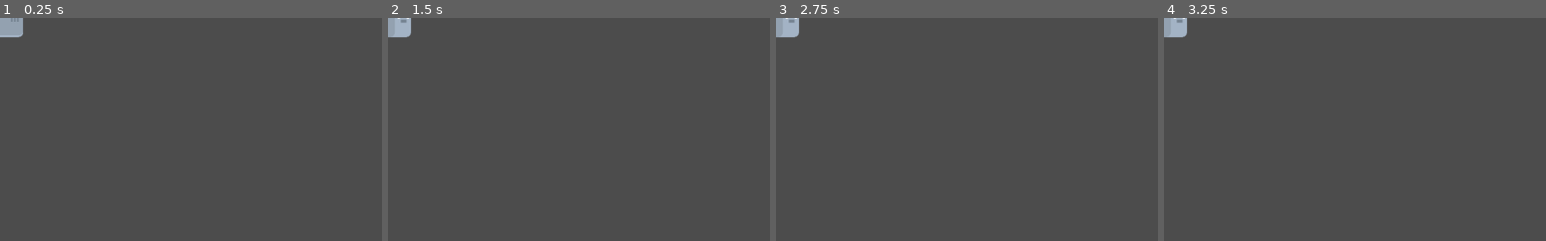
Above: before the commit, frames 1-4 (left to right).
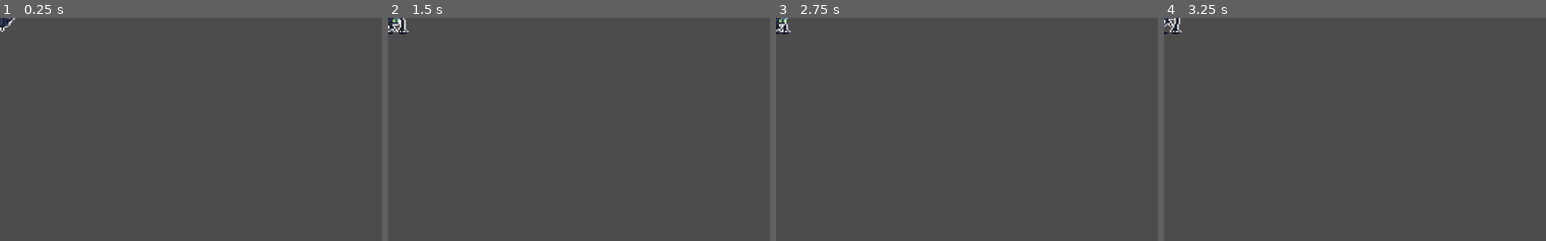
Above: after the commit, the same moments.

Repository: nicholso24/Keyboard-Warrior
Game: Godot game, scene res://Terminator.tscn
Same seed, same stepped clock (60 frames per second), same inputs: the game is played once before the commit and once after it. This scene is started directly instead of the project's main scene.
Inputs (mouse positions are % of the whole screen's width and height, from its top left):
- Up to frame 1 (0.25 s): no input
- Up to frame 2 (1.5 s): move the mouse to (72, 45) at 0.52 s; hold Right (ui_right) 0.53-1.28 s; tap A (a_key) at 0.6 s; tap B (b_key) at 0.8, 1.35 s; move the mouse to (30, 55) at 1.27 s; hold Down (ui_down) from 1.28 s (still down)
- Up to frame 3 (2.75 s): tap C (c_key) at 1.55, 2.1 s; move the mouse to (60, 28) at 2.02 s; release Down (ui_down) at 2.03 s; hold Right (ui_right) from 2.03 s (still down); tap D (d_key) at 2.3 s
- Up to frame 4 (3.25 s): move the mouse to (45, 70) at 2.77 s; release Right (ui_right) at 2.78 s; hold Up (ui_up) from 2.78 s (still down); tap D (d_key) at 2.85 s; tap E (e_key) at 3.05 s
The pictures show only the part of the screen within x 0-50%, y 0-50%; the shares and areas given below are measured in that part.

The runs differ from the first frame. In frame 1, 0.5% of the frame differs, in the area x 0-6%, y 0-9%; in frame 2, 0.5%; in frame 3, 0.5%; in frame 4, 0.5%.
Error before the commit: Invalid get index 'position' (on base: 'null instance'). (res://Terminator.gd:24)
Error after the commit: Invalid get index 'position' (on base: 'null instance'). (res://Terminator.gd:29)

Commit message:
init commit

Diff:
--- a/Keyboard Warrior/Player.gd
+++ b/Keyboard Warrior/Player.gd
@@ -1,7 +1,7 @@
 extends KinematicBody2D
 
 #signal hit
-export (int) var speed = 500
+export (int) var speed = 400
 
 var dead = false
 onready var target = position
--- a/Keyboard Warrior/Terminator.gd
+++ b/Keyboard Warrior/Terminator.gd
@@ -4,13 +4,16 @@
 extends KinematicBody2D
 onready var player = get_node("/root/Main/Player")
 var velocity = Vector2(0,0)
-export var speed = 400
+export var speed = 350
 signal player_hit
 signal term_died
+
+var dead = false
 
 
 func _ready():
 	# Spins the enemy in a circle
+	$AnimatedSprite.play()
 	yield(get_tree().create_timer(0.1), "timeout")
 	self.rotate(PI / 2)
 	yield(get_tree().create_timer(0.1), "timeout")
@@ -20,24 +23,32 @@
 	yield(get_tree().create_timer(0.1), "timeout")
 	self.rotate(PI / 2)
 
+	$AnimatedSprite.animation = "run"
+
 	# Gets player position once
 	velocity = position.direction_to(player.position) * speed
 
 func _physics_process(delta):
-	# Object is NULL or the player
-	# When robot collides with the player sets Object to not NULL
-	# If it does not collide with anything Object is NULL
-	# move_and_collide() also moves the player using a Vector2D()
-	var object = move_and_collide(velocity * delta)
+	if dead:
+		$AnimatedSprite.animation = "death"
+	else:
+		$AnimatedSprite.animation = "run"
+		# Object is NULL or the player
+		# When robot collides with the player sets Object to not NULL
+		# If it does not collide with anything Object is NULL
+		# move_and_collide() also moves the player using a Vector2D()
+		var object = move_and_collide(velocity * delta)
 
-	# If player is hit
-	if object:
-		player.death()
-		emit_signal("player_hit")
-
+		# If player is hit
+		if object:
+			player.death()
+			emit_signal("player_hit")
 # If enemy is in key area when it is activated it calls the kill method on itself
 func kill():
 	emit_signal("term_died")
+	dead = true
+	$CollisionShape2D.set_deferred("disabled", true)
+	yield($AnimatedSprite, "animation_finished")
 	queue_free()
 
 
--- a/Keyboard Warrior/Terminator.tscn
+++ b/Keyboard Warrior/Terminator.tscn
@@ -1,10 +1,34 @@
-[gd_scene load_steps=4 format=2]
+[gd_scene load_steps=16 format=2]
 
-[ext_resource path="res://robot_blueBody.png" type="Texture" id=1]
+[ext_resource path="res://Sprites/Enemies/Enemy_Walker/Run/tile001.png" type="Texture" id=1]
 [ext_resource path="res://Terminator.gd" type="Script" id=2]
+[ext_resource path="res://Sprites/Enemies/Enemy_Walker/Death/tile001.png" type="Texture" id=3]
+[ext_resource path="res://Sprites/Enemies/Enemy_Walker/Run/tile002.png" type="Texture" id=4]
+[ext_resource path="res://Sprites/Enemies/Enemy_Walker/Death/tile000.png" type="Texture" id=5]
+[ext_resource path="res://Sprites/Enemies/Enemy_Walker/Death/tile006.png" type="Texture" id=6]
+[ext_resource path="res://Sprites/Enemies/Enemy_Walker/Death/tile007.png" type="Texture" id=7]
+[ext_resource path="res://Sprites/Enemies/Enemy_Walker/Death/tile002.png" type="Texture" id=8]
+[ext_resource path="res://Sprites/Enemies/Enemy_Walker/Run/tile003.png" type="Texture" id=9]
+[ext_resource path="res://Sprites/Enemies/Enemy_Walker/Run/tile000.png" type="Texture" id=10]
+[ext_resource path="res://Sprites/Enemies/Enemy_Walker/Death/tile004.png" type="Texture" id=11]
+[ext_resource path="res://Sprites/Enemies/Enemy_Walker/Death/tile003.png" type="Texture" id=12]
+[ext_resource path="res://Sprites/Enemies/Enemy_Walker/Death/tile005.png" type="Texture" id=13]
 
 [sub_resource type="RectangleShape2D" id=1]
 extents = Vector2( 77, 59.5 )
+
+[sub_resource type="SpriteFrames" id=2]
+animations = [ {
+"frames": [ ExtResource( 5 ), ExtResource( 3 ), ExtResource( 8 ), ExtResource( 12 ), ExtResource( 11 ), ExtResource( 13 ), ExtResource( 6 ), ExtResource( 7 ) ],
+"loop": true,
+"name": "death",
+"speed": 12.0
+}, {
+"frames": [ ExtResource( 10 ), ExtResource( 1 ), ExtResource( 4 ), ExtResource( 9 ) ],
+"loop": true,
+"name": "run",
+"speed": 5.0
+} ]
 
 [node name="Terminator" type="KinematicBody2D" groups=["mobs"]]
 scale = Vector2( 0.4, 0.4 )
@@ -15,11 +39,14 @@
 position = Vector2( -1, -0.5 )
 shape = SubResource( 1 )
 
-[node name="Sprite" type="Sprite" parent="."]
-texture = ExtResource( 1 )
-
 [node name="VisibilityNotifier2D" type="VisibilityNotifier2D" parent="."]
 position = Vector2( 0, 3.75 )
 scale = Vector2( 1, 0.625 )
 
+[node name="AnimatedSprite" type="AnimatedSprite" parent="."]
+position = Vector2( -7.62939e-06, -2.50001 )
+scale = Vector2( 2.46154, 1.88525 )
+frames = SubResource( 2 )
+animation = "death"
+
 [connection signal="screen_exited" from="VisibilityNotifier2D" to="." method="_on_VisibilityNotifier2D_screen_exited"]
--- a/Keyboard Warrior/Unstoppable.gd
+++ b/Keyboard Warrior/Unstoppable.gd
@@ -8,8 +8,11 @@
 	# Determines spawn location
 	# Used in the Main.gd
 	velocity = position.direction_to(pos.position) * speed
+	$AnimatedSprite.animation = "run"
+	$AnimatedSprite.play()
 
 func _physics_process(delta):
+	$AnimatedSprite.flip_h = velocity.x < 0
 	# Object is NULL or the player
 	# When robot collides with the player sets Object to not NULL
 	# If it does not collide with anything Object is NULL
--- a/Keyboard Warrior/Unstoppable.tscn
+++ b/Keyboard Warrior/Unstoppable.tscn
@@ -1,10 +1,25 @@
-[gd_scene load_steps=4 format=2]
+[gd_scene load_steps=12 format=2]
 
-[ext_resource path="res://robot_blueBody.png" type="Texture" id=1]
+[ext_resource path="res://Sprites/Enemies/Enemy_Tank/Run/tile002.png" type="Texture" id=1]
 [ext_resource path="res://Unstoppable.gd" type="Script" id=2]
+[ext_resource path="res://Sprites/Enemies/Enemy_Tank/Run/tile003.png" type="Texture" id=3]
+[ext_resource path="res://Sprites/Enemies/Enemy_Tank/Run/tile005.png" type="Texture" id=4]
+[ext_resource path="res://Sprites/Enemies/Enemy_Tank/Run/tile007.png" type="Texture" id=5]
+[ext_resource path="res://Sprites/Enemies/Enemy_Tank/Run/tile001.png" type="Texture" id=6]
+[ext_resource path="res://Sprites/Enemies/Enemy_Tank/Run/tile004.png" type="Texture" id=8]
+[ext_resource path="res://Sprites/Enemies/Enemy_Tank/Run/tile000.png" type="Texture" id=9]
+[ext_resource path="res://Sprites/Enemies/Enemy_Tank/Run/tile006.png" type="Texture" id=10]
 
 [sub_resource type="RectangleShape2D" id=1]
 extents = Vector2( 74.5, 59 )
+
+[sub_resource type="SpriteFrames" id=2]
+animations = [ {
+"frames": [ ExtResource( 9 ), ExtResource( 6 ), ExtResource( 1 ), ExtResource( 3 ), ExtResource( 8 ), ExtResource( 4 ), ExtResource( 10 ), ExtResource( 5 ) ],
+"loop": true,
+"name": "run",
+"speed": 12.0
+} ]
 
 [node name="Unstoppable" type="KinematicBody2D" groups=["mobs"]]
 scale = Vector2( 0.5, 0.5 )
@@ -15,9 +30,10 @@
 position = Vector2( -1.5, 0 )
 shape = SubResource( 1 )
 
-[node name="Sprite" type="Sprite" parent="."]
-texture = ExtResource( 1 )
-
 [node name="VisibilityNotifier2D" type="VisibilityNotifier2D" parent="."]
 
+[node name="AnimatedSprite" type="AnimatedSprite" parent="."]
+frames = SubResource( 2 )
+animation = "run"
+
 [connection signal="screen_exited" from="VisibilityNotifier2D" to="." method="_on_VisibilityNotifier2D_screen_exited"]
Binary file added: Keyboard Warrior/Sprites/Enemies/Enemy_Tank/Death/Tank_Death.png
Not shown, added: Keyboard Warrior/Sprites/Enemies/Enemy_Tank/Death/Tank_Death.png.import
Binary file added: Keyboard Warrior/Sprites/Enemies/Enemy_Tank/Death/tile000.png
Not shown, added: Keyboard Warrior/Sprites/Enemies/Enemy_Tank/Death/tile000.png.import
Binary file added: Keyboard Warrior/Sprites/Enemies/Enemy_Tank/Death/tile001.png
Not shown, added: Keyboard Warrior/Sprites/Enemies/Enemy_Tank/Death/tile001.png.import
Binary file added: Keyboard Warrior/Sprites/Enemies/Enemy_Tank/Death/tile002.png
Not shown, added: Keyboard Warrior/Sprites/Enemies/Enemy_Tank/Death/tile002.png.import
Binary file added: Keyboard Warrior/Sprites/Enemies/Enemy_Tank/Death/tile003.png
Not shown, added: Keyboard Warrior/Sprites/Enemies/Enemy_Tank/Death/tile003.png.import
Binary file added: Keyboard Warrior/Sprites/Enemies/Enemy_Tank/Death/tile004.png
Not shown, added: Keyboard Warrior/Sprites/Enemies/Enemy_Tank/Death/tile004.png.import
(and 58 more such lines)
